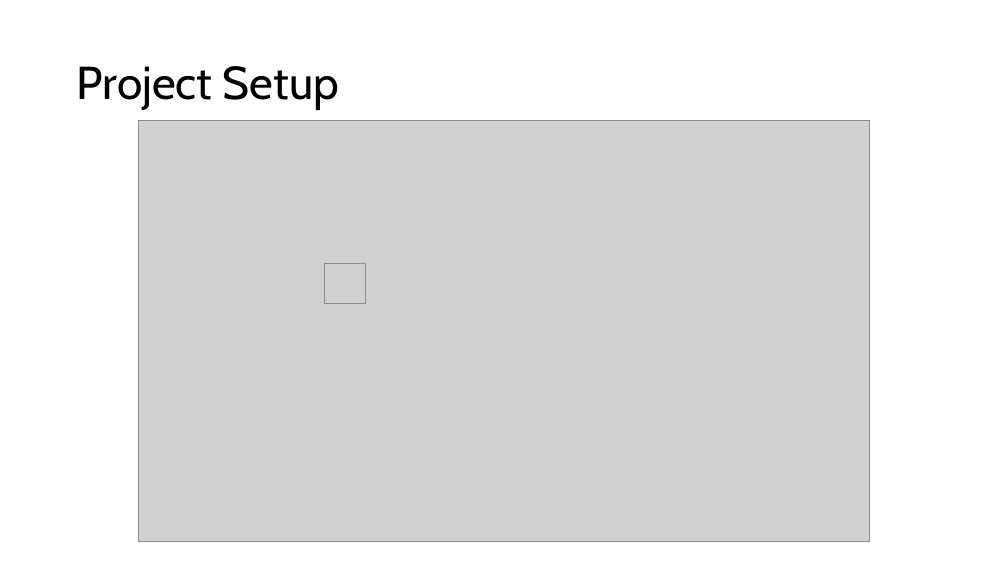
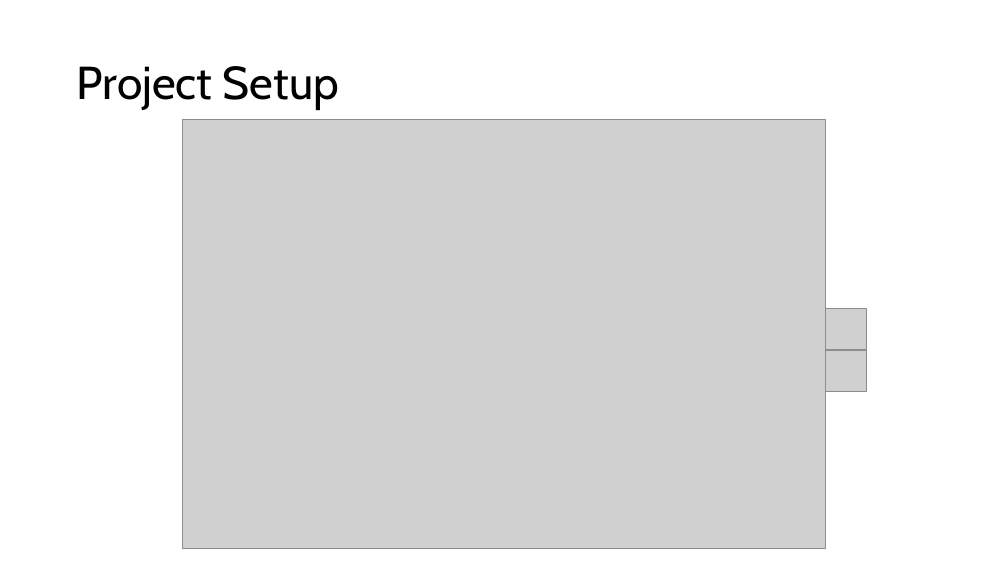
Before and after one commit to PrincetonUniversity/specfempp-notes, a slide deck: slide 7 of presentations/2025/03/Princeton_LLNL_Hackathon/Git_development_Workflow.pptx (slide 5 before the commit). Drawn at 1008x567 pixels with LibreOffice and Linux fonts; fonts in the diff are those of the drawing; grey boxes stand for pictures. Boxes give left, top, right and bottom in pixels: in the first picture for what was removed or moved away, otherwise in the second. Text is boxed around its words. In the diff, an @@ line names an element or a change of style, - is before the commit and + after.

```diff
--- a/presentations/2025/03/Princeton_LLNL_Hackathon/Git_development_Workflow.pptx
+++ b/presentations/2025/03/Princeton_LLNL_Hackathon/Git_development_Workflow.pptx
@@ picture: place and size @@
-picture at box(138, 120, 870, 541)
+picture at box(183, 119, 826, 548)
@@ picture: place and size @@
-picture at box(325, 263, 366, 304)
+picture at box(826, 309, 867, 349)
@@ picture added at box(826, 350, 867, 391) @@
```
Also in this commit, not shown: 6 other slides changed, 3 slides added, 1 slide removed.
